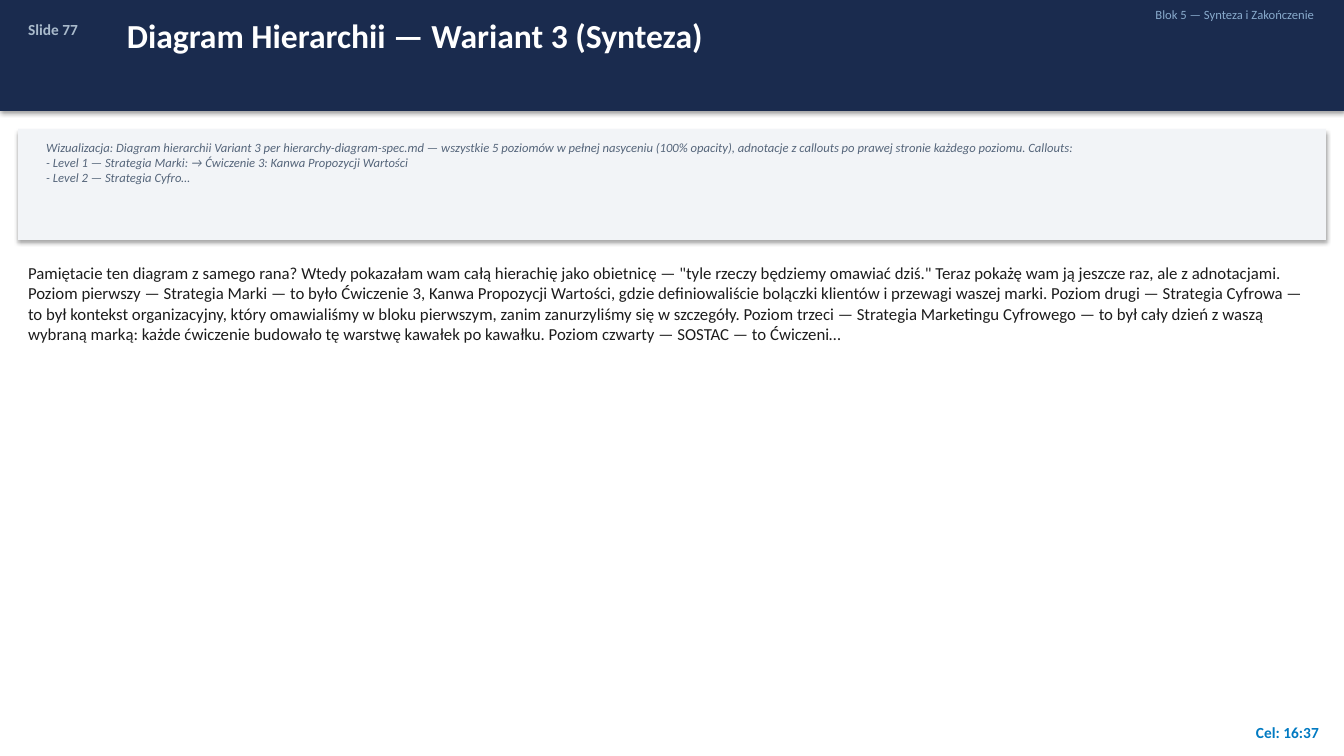
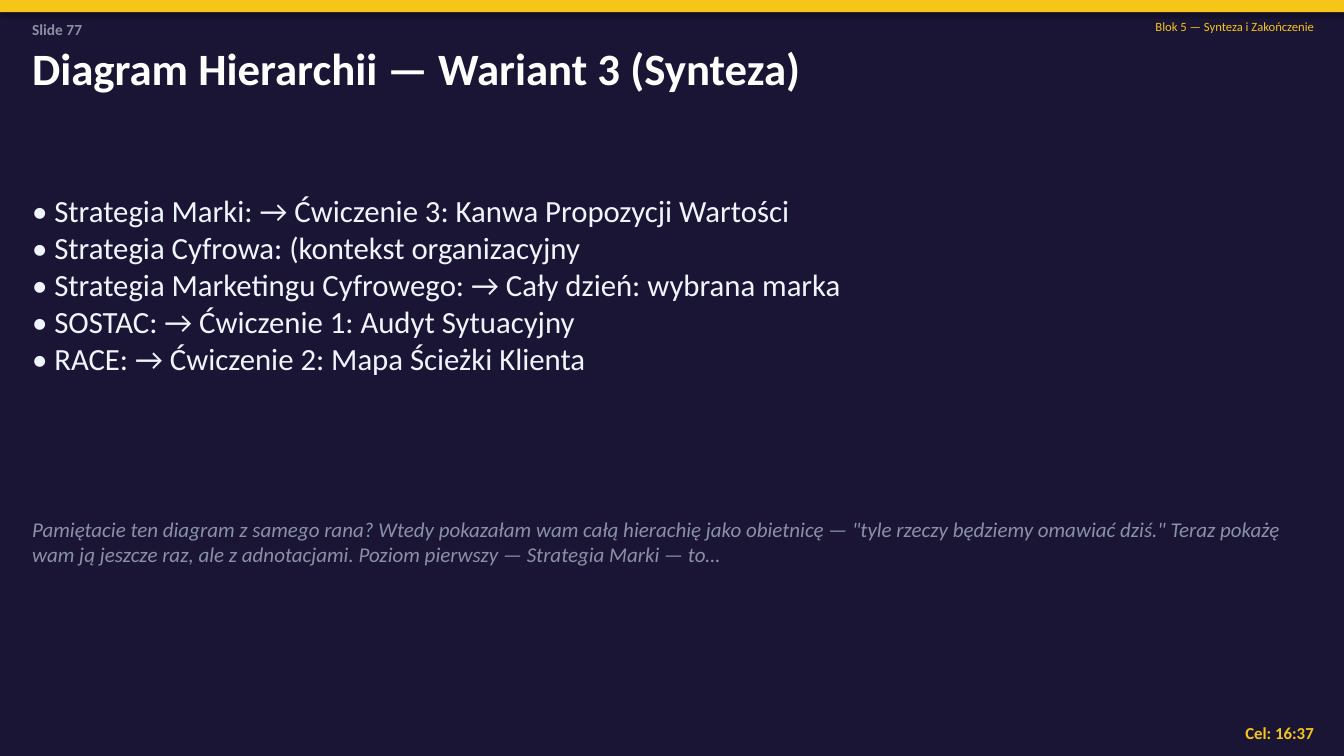
Before and after one commit to porwisz/marketing-zajecia, a slide deck: slide 77 of course-materials/Strategia_Marketingu_Cyfrowego.pptx. Drawn at 1344x756 pixels with LibreOffice and Linux fonts; fonts in the diff are those of the drawing. Boxes give left, top, right and bottom in pixels: in the first picture for what was removed or moved away, otherwise in the second. Text is boxed around its words. In the diff, an @@ line names an element or a change of style, - is before the commit and + after.

```diff
--- a/course-materials/Strategia_Marketingu_Cyfrowego.pptx
+++ b/course-materials/Strategia_Marketingu_Cyfrowego.pptx
@@ rectangle: place and size @@
-rectangle at bbox=[0, 0, 1344, 111]
+rectangle at bbox=[0, 0, 1344, 756]
@@ rectangle at bbox=[0, 0, 1344, 756]: fill #1A2B4E to #1A1535 @@
@@ rectangle added at bbox=[0, 0, 1344, 12], fill #F5C518 @@
@@ text "Slide 77" at bbox=[32, 24, 82, 35]: text colour #AABBCC to #8892A4 @@
@@ text "Blok 5 — Synteza i ...": place and size @@
-text "Blok 5 — Synteza i ..." at bbox=[1155, 10, 1314, 21]
+text "Blok 5 — Synteza i ..." at bbox=[1155, 22, 1314, 33]
@@ text "Blok 5 — Synteza i ..." at bbox=[1155, 22, 1314, 33]: text colour #88AACC to #F5C518 @@
@@ text "Diagram Hierarchii — Wariant 3 ...": place and size @@
-text "Diagram Hierarchii — Wariant 3 ..." at bbox=[127, 23, 702, 54]
+text "Diagram Hierarchii — Wariant 3 ..." at bbox=[32, 52, 800, 93]
@@ text "Diagram Hierarchii — Wariant 3 ..." at bbox=[32, 52, 800, 93]: size 24 to 32 pt @@
@@ rectangle removed at bbox=[18, 129, 1326, 240] @@
@@ text at bbox=[54, 196, 840, 375]: text changed; size 9 to 22 pt; text colour #55657A to #F0F4FF; italic off @@
-Wizualizacja: Diagram hierarchii Variant 3 per hierarchy-diagram-spec.md — wszystkie 5 poziomów w pełnej nasyceniu (100% opacity), adnotacje z callouts po prawej stronie każdego poziomu. Callouts:
-- Level 1 — Strategia Marki: → Ćwiczenie 3: Kanwa Propozycji Wartości
-- Level 2 — Strategia Cyfro…
+• Strategia Marki: → Ćwiczenie 3: Kanwa Propozycji Wartości
+• Strategia Cyfrowa: (kontekst organizacyjny
+• Strategia Marketingu Cyfrowego: → Cały dzień: wybrana marka
+• SOSTAC: → Ćwiczenie 1: Audyt Sytuacyjny
+• RACE: → Ćwiczenie 2: Mapa Ścieżki Klienta
@@ text at bbox=[32, 522, 1279, 566]: text changed; size 12 to 15 pt; text colour #1C1C1C to #8892A4; italic on @@
-Pamiętacie ten diagram z samego rana? Wtedy pokazałam wam całą hierachię jako obietnicę — "tyle rzeczy będziemy omawiać dziś." Teraz pokażę wam ją jeszcze raz, ale z adnotacjami. Poziom pierwszy — Strategia Marki — to było Ćwiczenie 3, Kanwa Propozycji Wartości, gdzie definiowaliście bolączki klientów i przewagi waszej marki. Poziom drugi — Strategia Cyfrowa — to był kontekst organizacyjny, który omawialiśmy w bloku pierwszym, zanim zanurzyliśmy się w szczegóły. Poziom trzeci — Strategia Marketingu Cyfrowego — to był cały dzień z waszą wybraną marką: każde ćwiczenie budowało tę warstwę kawałek po kawałku. Poziom czwarty — SOSTAC — to Ćwiczeni…
+Pamiętacie ten diagram z samego rana? Wtedy pokazałam wam całą hierachię jako obietnicę — "tyle rzeczy będziemy omawiać dziś." Teraz pokażę wam ją jeszcze raz, ale z adnotacjami. Poziom pierwszy — Strategia Marki — to…
@@ text "Cel: 16:37": place and size @@
-text "Cel: 16:37" at bbox=[1256, 727, 1318, 738]
+text "Cel: 16:37" at bbox=[1245, 727, 1314, 739]
@@ text "Cel: 16:37" at bbox=[1245, 727, 1314, 739]: size 11 to 12 pt, text colour #007AC2 to #F5C518 @@
```
Also in this commit, not shown: 81 other slides changed, 3 slides added, 3 slides removed, 1 other file.
